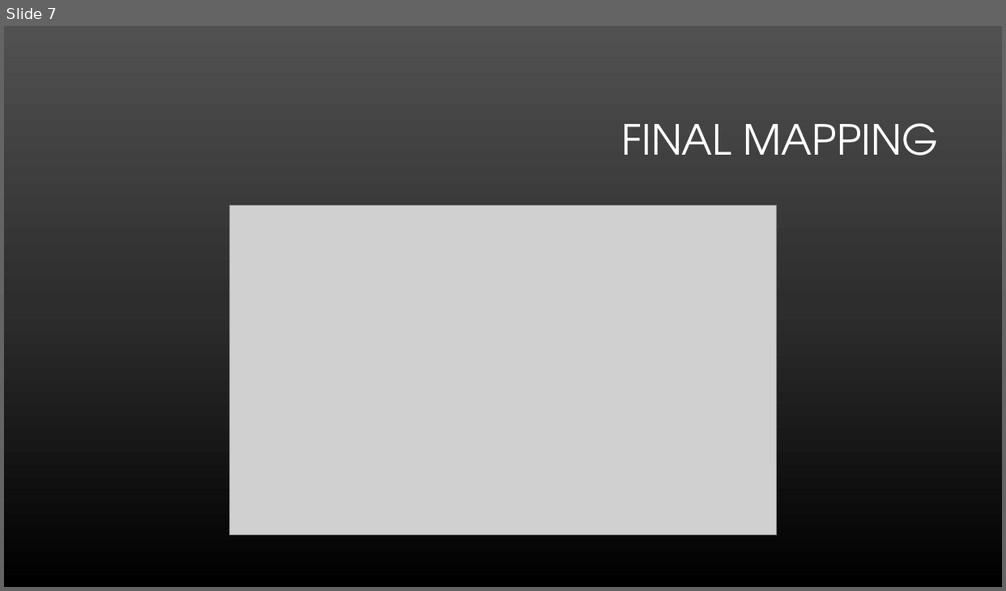
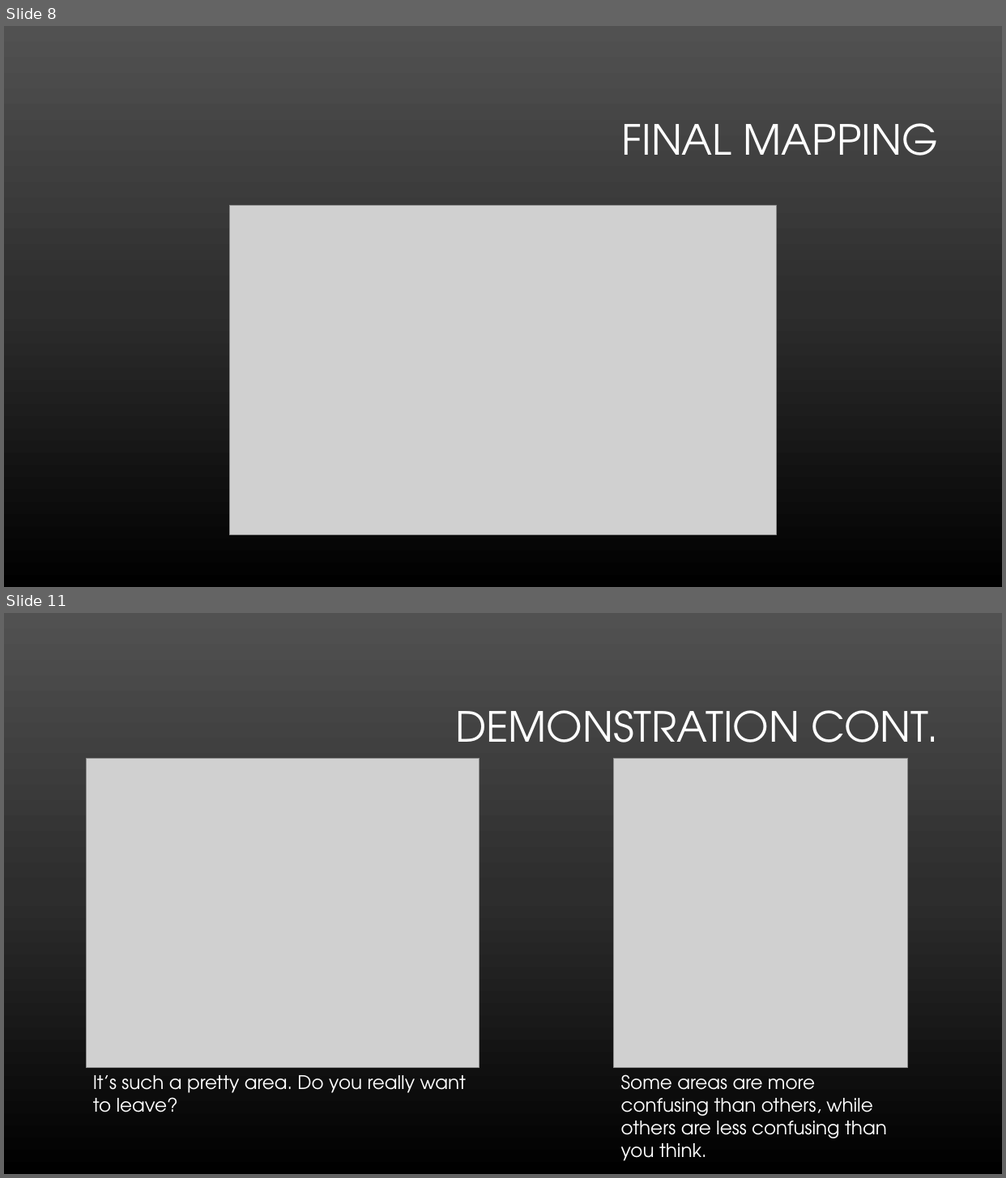
Before and after one commit to kTeaBear/Malice-in-Pyland, a slide deck: CST205 - Final Project Powerpoint.pptx. Shown one above the other, each under a label of ours: slide 7 before the commit, slides 8 and 11 after it; the slides between them are not shown. The pictures are 1006x591 and 1006x1178 pixels, drawn with LibreOffice and Linux fonts; fonts in the diff are those of the drawing; grey boxes stand for pictures; background and template pictures are left out. Boxes give left, top, right and bottom in pixels: in the first picture for what was removed or moved away, otherwise in the second. Text is boxed around its words. In the diff, an @@ line names an element or a change of style, - is before the commit and + after.

```diff
--- a/CST205 - Final Project Powerpoint.pptx
+++ b/CST205 - Final Project Powerpoint.pptx
@@ slide 11 added at (x1=4, y1=613, x2=1002, y2=1174), background gradient #515151 to #2E2E2E to #000000 @@
@@ title added at (x1=455, y1=710, x2=938, y2=761), 40 pt, text #FFFFFF @@
+DEMONSTRATION CONT.
@@ picture added at (x1=86, y1=758, x2=479, y2=1067) @@
@@ picture added at (x1=613, y1=758, x2=908, y2=1067) @@
@@ text added at (x1=93, y1=1076, x2=466, y2=1113), 18 pt, text #FFFFFF @@
+It’s such a pretty area. Do you really want to leave?
@@ text added at (x1=621, y1=1075, x2=887, y2=1161), 18 pt, text #FFFFFF @@
+Some areas are more confusing than others, while others are less confusing than you think.
@@ what was slide 7 is now slide 8 @@
```
Also in this commit, not shown: 5 slides changed, 2 other slides added, 1 slide removed.
